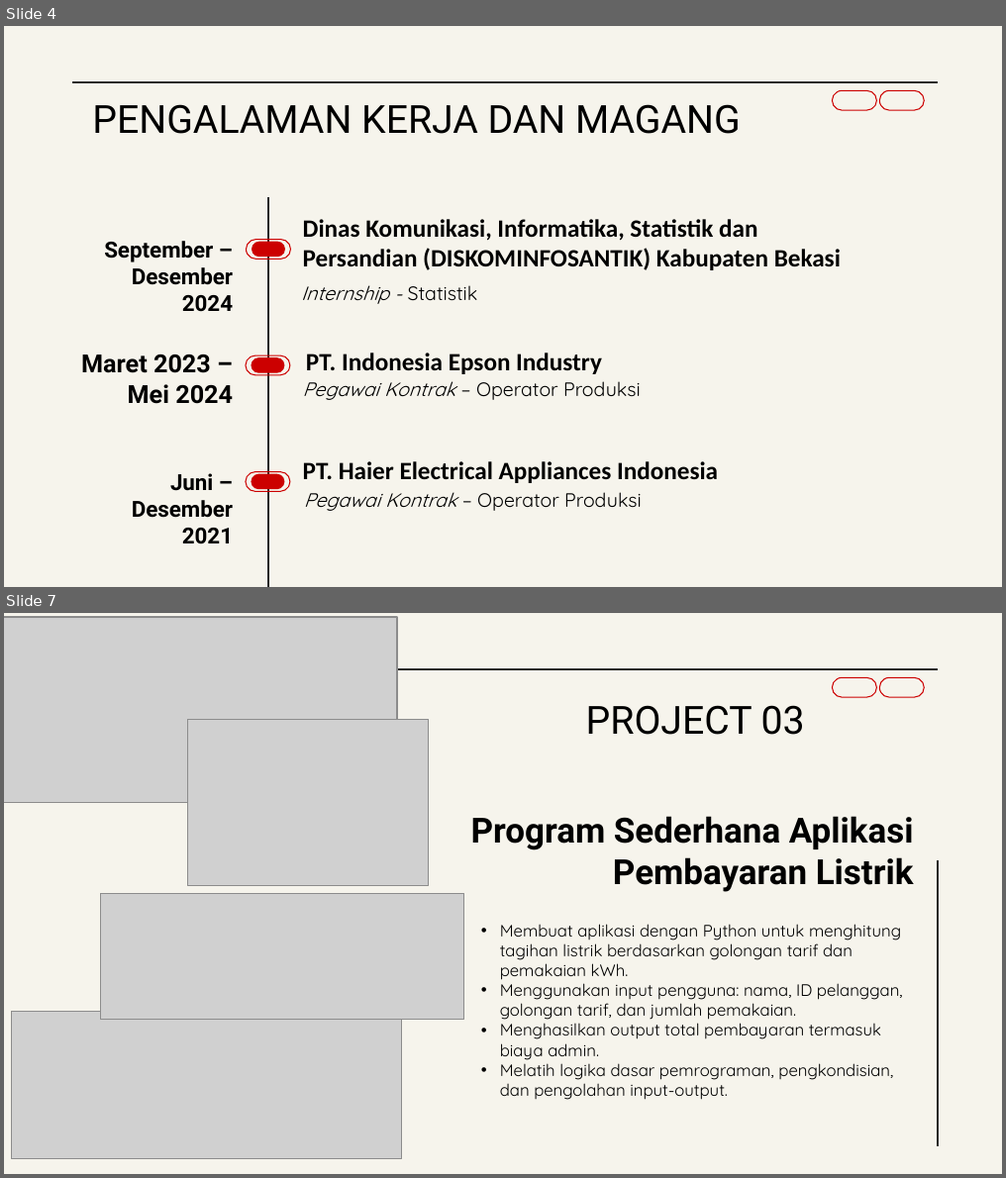
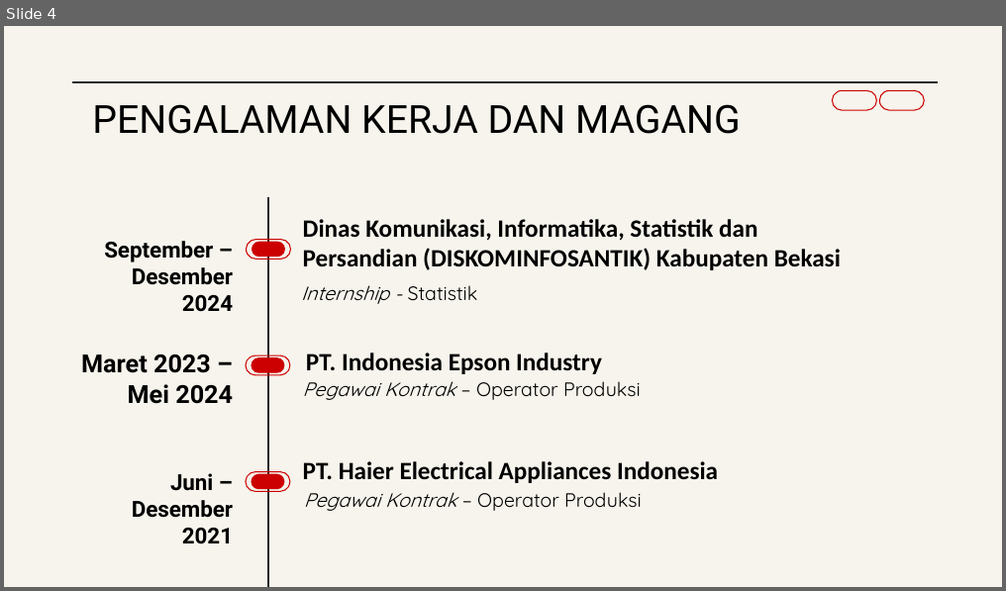
Before and after one commit to DisyaAriza/Project_magang, a slide deck: Portopolio Disya.pptx. Shown one above the other, each under a label of ours: slides 4 and 7 before the commit, slide 4 after it; the slides between them are not shown. The pictures are 1006x1178 and 1006x591 pixels, drawn with LibreOffice and Linux fonts; fonts in the diff are those of the drawing; grey boxes stand for pictures. Boxes give left, top, right and bottom in pixels: in the first picture for what was removed or moved away, otherwise in the second. Text is boxed around its words. In the diff, an @@ line names an element or a change of style, - is before the commit and + after.

```diff
--- a/Portopolio Disya.pptx
+++ b/Portopolio Disya.pptx
@@ slide 7 removed at <box>4,613,1002,1174</box>, background #F6F4EC @@
@@ picture removed at <box>4,617,397,803</box> @@
@@ line removed from (73, 668) to (937, 668) @@
@@ rounded rectangle removed at <box>833,678,877,698</box> @@
@@ rounded rectangle removed at <box>879,678,924,698</box> @@
@@ picture removed at <box>187,719,428,885</box> @@
@@ title removed at <box>586,705,805,735</box> @@
-PROJECT 03
@@ text removed at <box>471,816,914,892</box> @@
-Program Sederhana Aplikasi Pembayaran Listrik
@@ line removed from (937, 861) to (937, 1147) @@
@@ picture removed at <box>101,893,464,1019</box> @@
@@ subtitle removed at <box>500,924,903,1100</box> @@
-• Membuat aplikasi dengan Python untuk menghitung tagihan listrik berdasarkan golongan tarif dan pemakaian kWh.
-• Menggunakan input pengguna: nama, ID pelanggan, golongan tarif, dan jumlah pemakaian.
-• Menghasilkan output total pembayaran termasuk biaya admin.
-• Melatih logika dasar pemrograman, pengkondisian, dan pengolahan input-output.
@@ picture removed at <box>11,1012,401,1159</box> @@
```
Also in this commit, not shown: 10 slides changed, 1 slide added, 1 other slide removed, 1 other file.
